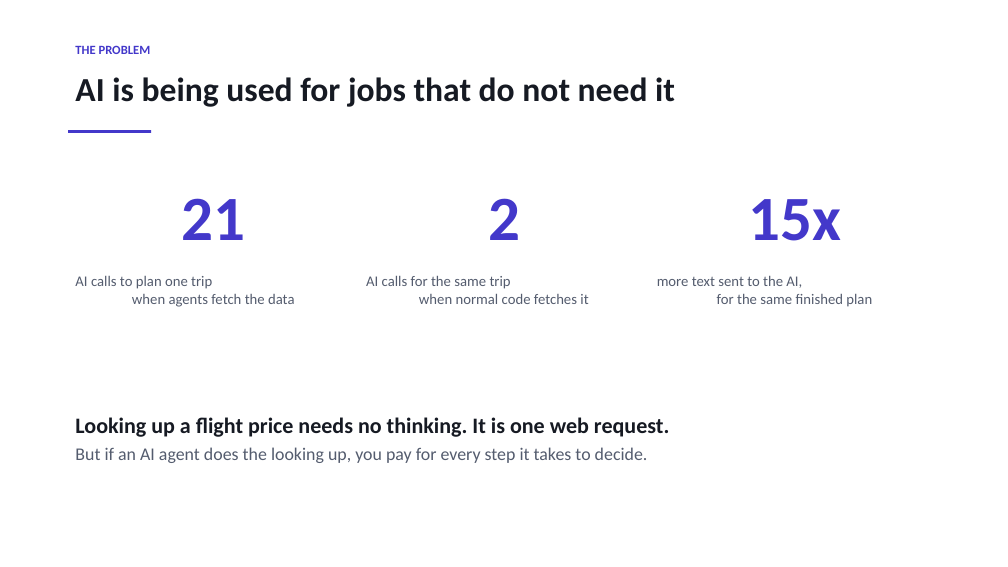
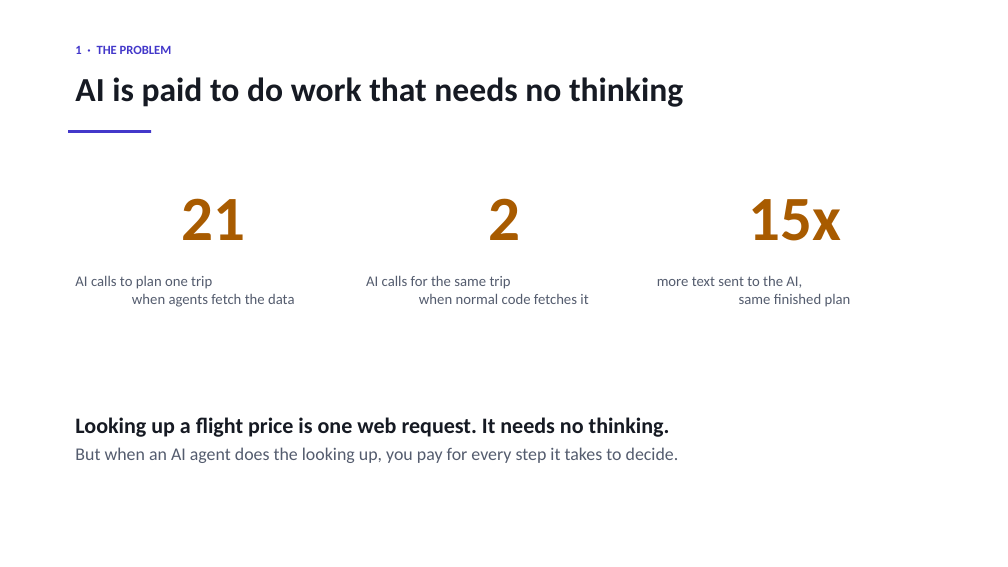
Before and after one commit to sherali143/Trip-Planner, a slide deck: slide 2 of submission/CMP7200_Viva_Presentation.pptx. Drawn at 1008x567 pixels with LibreOffice and Linux fonts; fonts in the diff are those of the drawing. Boxes give left, top, right and bottom in pixels: in the first picture for what was removed or moved away, otherwise in the second. Text is boxed around its words. In the diff, an @@ line names an element or a change of style, - is before the commit and + after.

Commit message:
Rebuild the viva deck around what a supervisor needs to follow
15 numbered slides, 619 words, 41 a slide. Shorter than before and every slide
now carries one specific thing rather than a general point.

Five slides are new or rebuilt around detail that existed in the project and had
never been shown.

AGENTS AND THEIR TOOLS gives the exact counts per version, read off the code:
the hotel agent held 8 tools and 10 loop steps in B, one tool and three steps in
C, and does not exist in D. Twenty tool slots down to four. That table is the
cost argument in one picture, because every loop step re-sends every tool
description the agent holds.

WHAT THE USER SEES uses a new figure of the web page - the four form groups, the
seven live steps colour-coded by whether they use AI, and the six result tabs.
Drawn rather than screenshotted, because a screenshot is one run at one window
width, and the layout validator checks it at 300 dpi like every other figure.

HOW A TOOL CALL WORKS states the benefit plainly: inputs checked against a schema
before they reach an API, and every reply saved so the same request is never
bought twice.

BUDGET: DIVIDING THE MONEY shows what changes when the traveller says "a luxury
stay" versus "I can compromise", which is the feature the supervisor asked for and
the deck never mentioned.

BUDGET: IS THE TRIP EVEN POSSIBLE shows the refusal with its reasoning - asked
for $800, floor is $837, refused - and every one of those figures is now computed
from the scenario file and the cost model at build time. They were typed when I
first drafted the slide, which is exactly the thing this project spent a
perturbation proof forbidding.

Wording rewritten throughout into what a person would say out loud: "When is AI
worth paying for?", "Could I write this step as ordinary code?", "Use AI where a
step needs thinking. Everywhere else, it is just a bill."

9/9 figures valid, 403 tests, all three documents rebuilt, no API calls.

```diff
--- a/submission/CMP7200_Viva_Presentation.pptx
+++ b/submission/CMP7200_Viva_Presentation.pptx
@@ text at box(75, 45, 172, 54): text changed @@
-THE PROBLEM
+1 · THE PROBLEM
@@ text at box(75, 77, 683, 107): text changed @@
-AI is being used for jobs that do not need it
+AI is paid to do work that needs no thinking
@@ text colour #4338CA to #A85B00 in 3 elements at box(181, 198, 245, 240), box(488, 198, 520, 240), box(748, 199, 841, 241) @@
@@ text at box(657, 276, 851, 307): text changed @@
-more text sent to the AI,
-for the same finished plan
+more text sent to the AI,
+same finished plan
@@ text at box(75, 417, 679, 463): text changed @@
-Looking up a flight price needs no thinking. It is one web request.
-But if an AI agent does the looking up, you pay for every step it takes to decide.
+Looking up a flight price is one web request. It needs no thinking.
+But when an AI agent does the looking up, you pay for every step it takes to decide.
```
Also in this commit, not shown: 9 other slides changed, 5 slides added, 7 slides removed, 5 other files.
